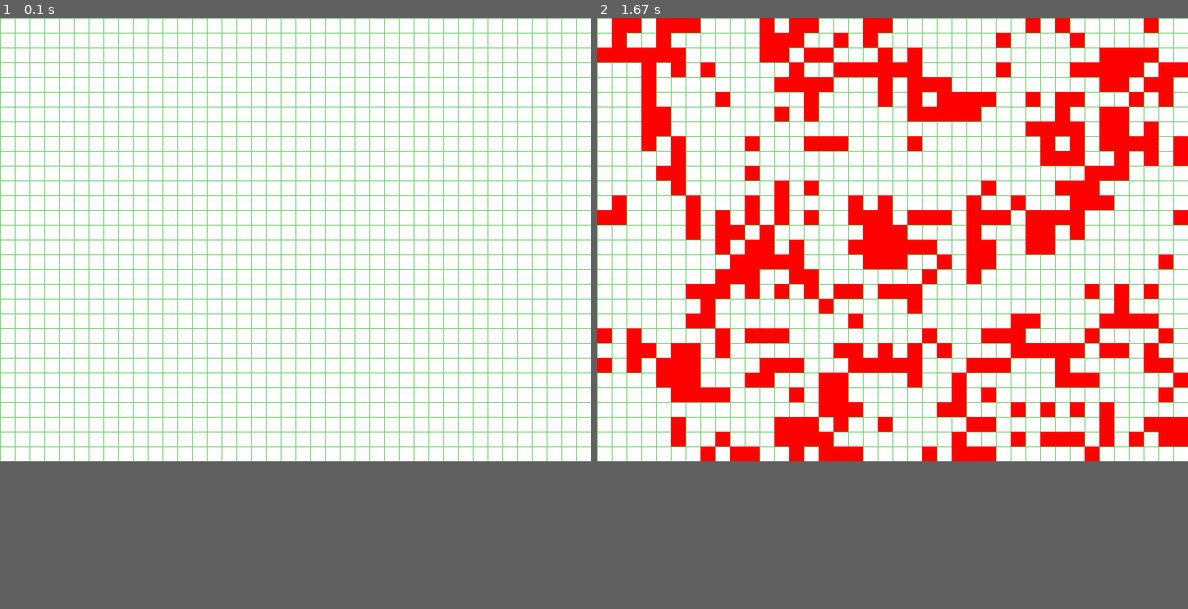
Above: before the commit, frames 1-2 (left to right).
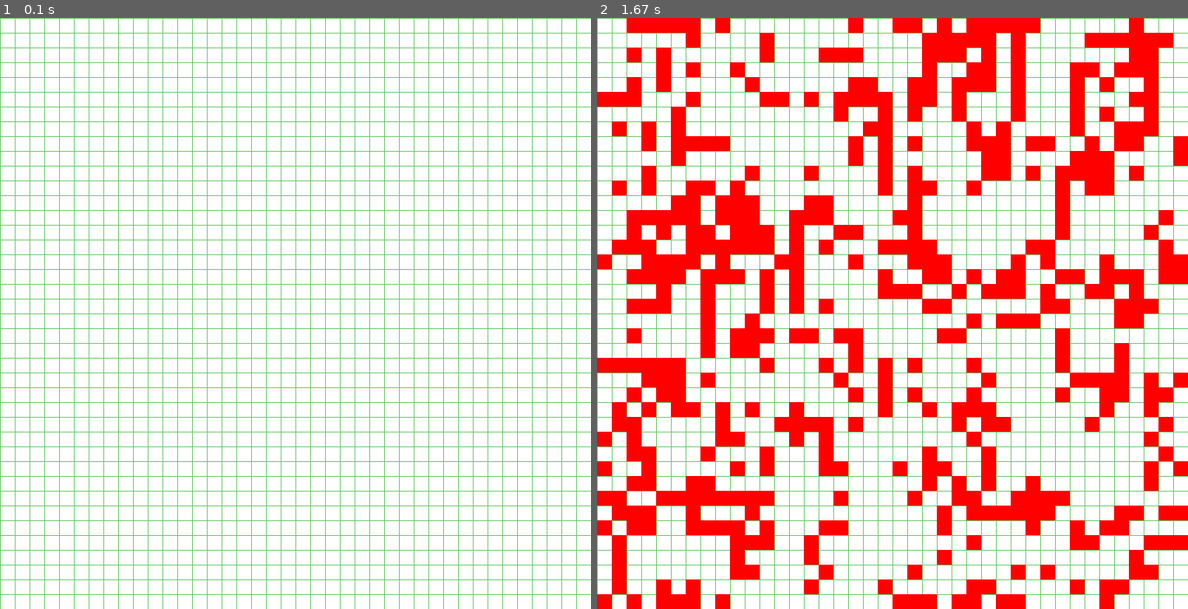
Above: after the commit, the same moments.

Repository: bvalexandr/PyGame-tkinter-game_of_life
Game: pygame game, started from main.py
Two runs of this game, one before a commit and one after it. Both use one fixed random seed, a clock stepped at 60 frames per second and the inputs below.
Inputs (mouse positions are in pixels of both pictures, inside the frame that each line leads up to):
- Up to frame 1 (0.1 s): no input
- Up to frame 2 (1.67 s): tap Space at 0.33 s; click (892, 354) at 0.72 s; hold R from 1.5 s (still down)
In our replay, the window is 800x600 before the commit and 800x800 after it. These sizes can differ from the game's own. Grey fills any space a smaller window leaves; there, only what the larger window draws over its background counts as a difference.

The runs differ from the first frame. In frame 1, 2.4% of the frame differs, in the area x 0-100%, y 75-100%; in frame 2, 40%, in the area x 0-100%, y 0-100%.

Commit message:
refactoring

Diff:
--- a/game.py
+++ b/game.py
@@ -1,19 +1,25 @@
 import pygame as pg
-import random
-import copy
+
+import life_functions as lf
 
 class Game:
-    def __init__(self, width: int = 800, height: int = 600):
-        self.width: int = width
-        self.height: int = height
+    def __init__(self, cell_count: int = 40, cell_size: int = 20, game_speed: int = 10):
+
+        self.cell_size: int = cell_size
+        self.game_speed = game_speed
+        self.cell_count = cell_count
+        self.game_field: list[list[int]] = lf.generate_field(self.cell_count, self.cell_count)
+
+        self.clock: pg.time.Clock = pg.time.Clock()
+
         self.fps: int = 60
-        self.tile_size: int = 20
-        self.clock: pg.time.Clock = pg.time.Clock()
-        self.screen: pg.Surface = pg.display.set_mode((self.width, self.height))
         self.exit_game = False
         self.stop_game = True
-        self.game_speed = 10
-        self.game_field: list[list[int]] = [[0 for _ in range(self.width // self.tile_size)] for _ in range(self.height // self.tile_size)]
+
+        self.width: int = self.cell_count * self.cell_size
+        self.height: int = self.cell_count * self.cell_size
+        self.screen: pg.Surface = pg.display.set_mode((self.width, self.height))
+
         self.init_game()
 
     def init_game(self):
@@ -30,19 +36,15 @@
                     case pg.KEYDOWN:
                         keys = pg.key.get_pressed()
                         if keys[pg.K_c]:
-                            for row in self.game_field:
-                                for col in range(len(row)):
-                                    row[col] = 0
+                            self.game_field = lf.clear_field(self.cell_count, self.cell_count)
                         if keys[pg.K_r]:
-                            for row in self.game_field:
-                                for col in range(len(row)):
-                                    row[col] = random.randint(0, 1)
+                            self.game_field = lf.randomize_field(self.cell_count, self.cell_count)
                         if keys[pg.K_SPACE]:
                             self.stop_game = not self.stop_game
                     case pg.MOUSEBUTTONDOWN:
                         pos = pg.mouse.get_pos()
-                        col = int(pos[0] // self.tile_size)
-                        row = int(pos[1] // self.tile_size)
+                        col = int(pos[0] // self.cell_size)
+                        row = int(pos[1] // self.cell_size)
                         self.game_field[row][col] = 1
             if not self.stop_game:
                 ticks += 1
@@ -54,44 +56,26 @@
         pg.quit()
 
     def update(self):
-        copy_game_field = copy.deepcopy(self.game_field)
-        neighborts_count: int = 0
-        for row, _ in enumerate(copy_game_field):
-            for col, _ in enumerate(copy_game_field[0]):
-                neighborts_count = 0
-                for i in [-1, 0, 1]:
-                    for j in [-1, 0, 1]:
-                        if i == 0 and j == 0:
-                            continue
-                        if self.game_field[(row + i) % (self.height // self.tile_size)][(col + j) % (self.width // self.tile_size)]:
-                            neighborts_count += 1
-                cell_state = self.game_field[row][col]
-                 #Обновление ячеек
-                if cell_state and (neighborts_count == 2 or neighborts_count == 3):
-                    copy_game_field[row][col] = 1
-                elif cell_state and (neighborts_count < 2 or neighborts_count > 3):
-                    copy_game_field[row][col] = 0
-                if not cell_state and neighborts_count == 3:
-                    copy_game_field[row][col] = 1
-        self.game_field = copy.deepcopy(copy_game_field)
+        self.game_field = lf.check_field(self.game_field)
 
     def draw(self):
         pg.display.set_caption(f"Game of Life, {'play' if not self.stop_game else 'stop'}")
+
         # Заливаем задний фон
         self.screen.fill((255, 255, 255))
 
         # Рисуем сетку
         line_color: pg.Color = (100, 200, 100)
-        for row in range(self.height // self.tile_size):
-            pg.draw.line(self.screen, line_color, (0, row * self.tile_size), (self.width, row * self.tile_size))
-        for col in range(self.width // self.tile_size):
-            pg.draw.line(self.screen, line_color, (col * self.tile_size, 0), (col * self.tile_size, self.height))
+        for row in range(self.height // self.cell_size):
+            pg.draw.line(self.screen, line_color, (0, row * self.cell_size), (self.width, row * self.cell_size))
+        for col in range(self.width // self.cell_size):
+            pg.draw.line(self.screen, line_color, (col * self.cell_size, 0), (col * self.cell_size, self.height))
 
         # Рисуем ячейки
         cell_color: pg.Color = (255, 0, 0)
         for i, row in enumerate(self.game_field):
             for j, col in enumerate(row):
                 if col:
-                    pg.draw.rect(self.screen, cell_color, (j * self.tile_size, i * self.tile_size, self.tile_size, self.tile_size))
+                    pg.draw.rect(self.screen, cell_color, (j * self.cell_size, i * self.cell_size, self.cell_size, self.cell_size))
 
         pg.display.update()
--- /dev/null
+++ b/life_functions.py
@@ -0,0 +1,87 @@
+import random
+import copy
+
+
+def generate_field(rows: int, cols: int) -> list[list[int]]:
+    """
+    Генерация заполненной 0 двумерной матрицы.
+
+    Arguments:
+        rows - число строк
+        cols - число столбцов
+
+    Return:
+        field - двумерная матрица
+    """
+    field: list[list[int]] = [[0 for _ in range(cols)] for _ in range(rows)]
+    return field
+
+def clear_field(rows: int, cols: int) -> list[list[int]]:
+    """
+    Очистка двумерной матрицы.
+
+    Arguments:
+        rows - число строк
+        cols - число столбцов
+
+    Return:
+        field - двумерная матрица
+    """
+    field = generate_field(rows, cols)
+    return field
+
+def randomize_field(rows: int, cols: int) -> list[list[int]]:
+    """
+    Генерация заполненной случайным образом [0..1] двумерной матрицы.
+
+    Arguments:
+        rows - число строк
+        cols - число столбцов
+
+    Return:
+        field - двумерная матрица
+    """
+    field = generate_field(rows, cols)
+    for row in range(rows):
+        for col in range(cols):
+            field[row][col] = random.randint(0, 1)
+    return field
+
+def check_field(game_field: list[list[int]]) -> list[list[int]]:
+    """
+    Проверка двумерной матрицы согласно правилам игры Game of Life.
+
+    Arguments:
+        game_field - исходная матрица
+
+    Return:
+        field - итоговая матрица
+    """
+    copy_game_field = copy.deepcopy(game_field)
+    neighborts_count: int = 0
+
+    rows = len(game_field)
+    cols = len(game_field[0])
+
+    for row, _ in enumerate(copy_game_field):
+        for col, _ in enumerate(copy_game_field[0]):
+            # Подсчет соседей
+            # Матрица замкнута на себя
+            neighborts_count = 0
+            for i in [-1, 0, 1]:
+                for j in [-1, 0, 1]:
+                    if i == 0 and j == 0:
+                        continue
+                    if game_field[(row + i) % rows][(col + j) % cols]:
+                        neighborts_count += 1
+            cell_state = game_field[row][col]
+
+            #Обновление ячеек
+            if cell_state and (neighborts_count == 2 or neighborts_count == 3):
+                copy_game_field[row][col] = 1
+            elif cell_state and (neighborts_count < 2 or neighborts_count > 3):
+                copy_game_field[row][col] = 0
+            if not cell_state and neighborts_count == 3:
+                copy_game_field[row][col] = 1
+
+    return copy_game_field
